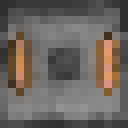
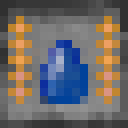
Two versions of the same layered image (w=128, h=128). Layer-by-layer changes:
hid "transferor_blank" over left=0, top=24, right=120, bottom=104
added layer "multi_export" above "export" over left=8, top=16, right=120, bottom=104
showed "floop" over left=40, top=40, right=88, bottom=104
